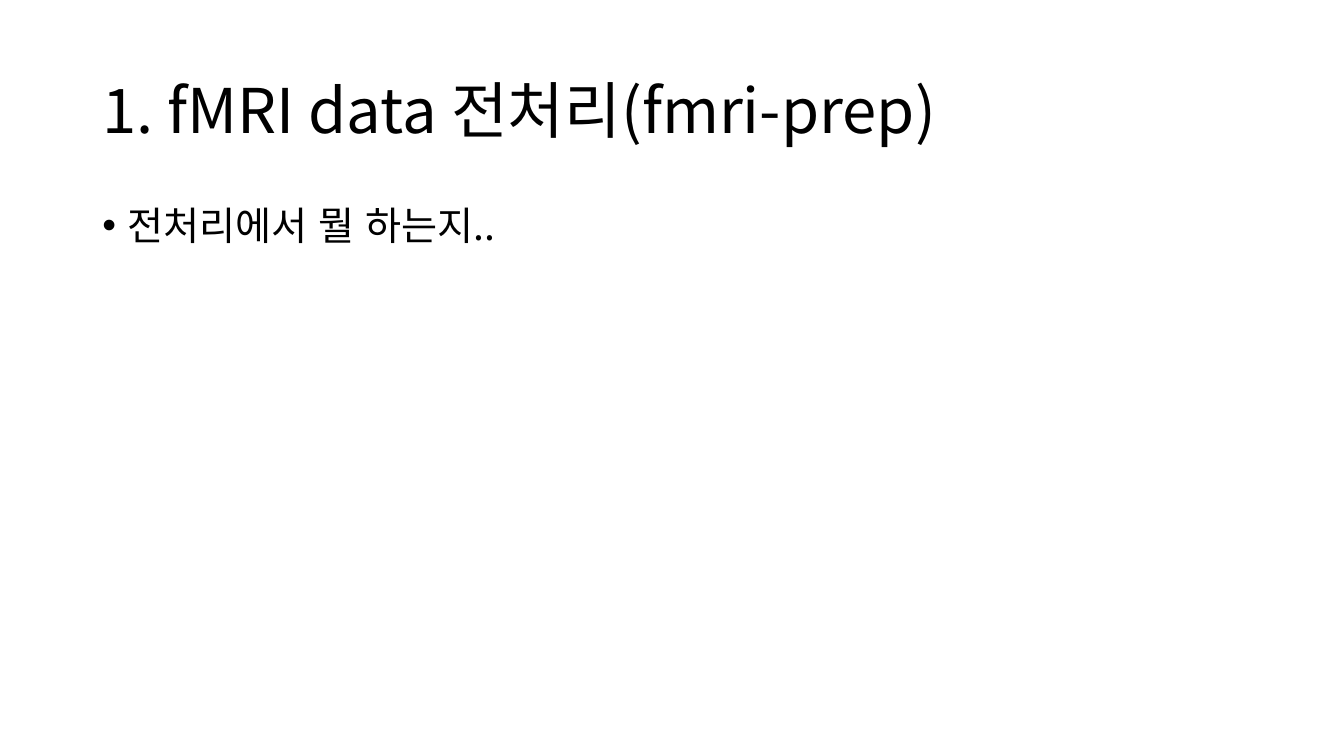
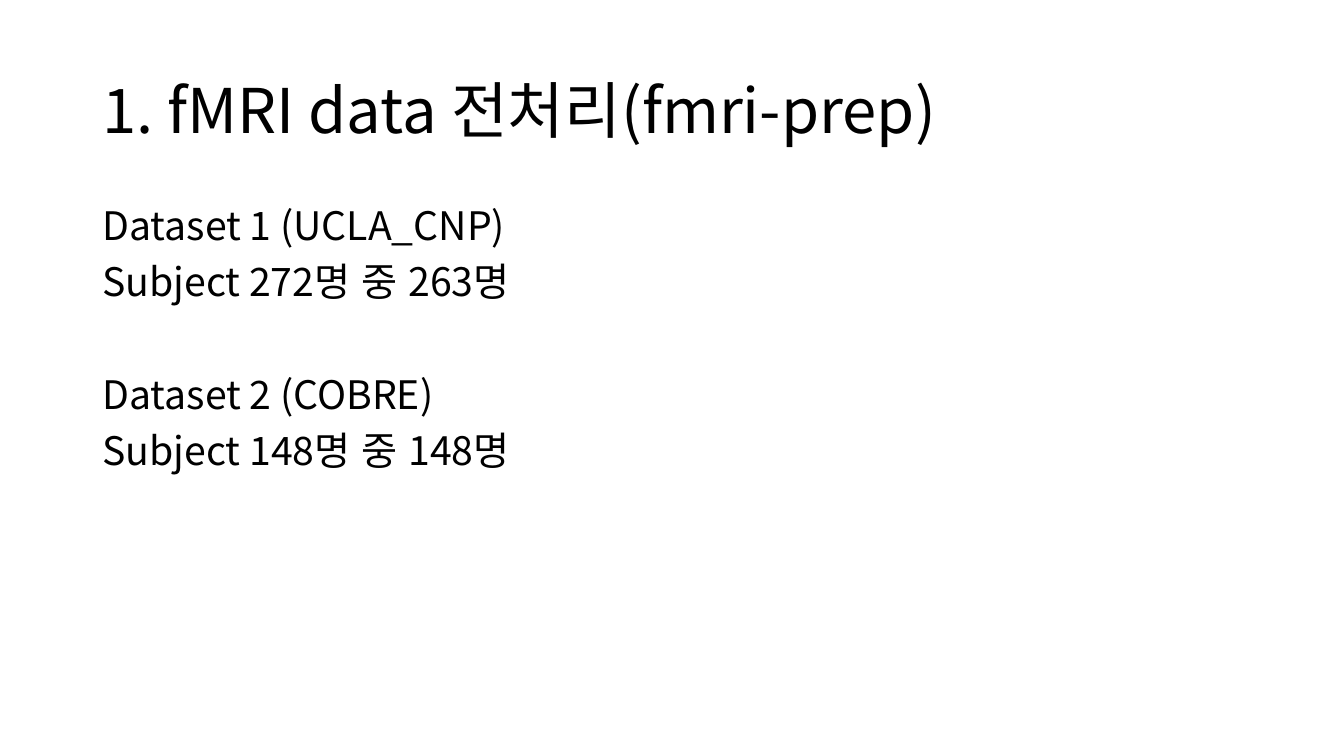
Before and after one commit to janett105/GNN_SCHZ, a slide deck: slide 4 of Presentation/초기 발표.pptx (slide 3 before the commit). Drawn at 1344x756 pixels with LibreOffice and Linux fonts; fonts in the diff are those of the drawing. Boxes give left, top, right and bottom in pixels: in the first picture for what was removed or moved away, otherwise in the second. Text is boxed around its words. In the diff, an @@ line names an element or a change of style, - is before the commit and + after.

```diff
--- a/Presentation/초기 발표.pptx
+++ b/Presentation/초기 발표.pptx
@@ text at bbox=[102, 208, 509, 475]: text changed @@
-• 전처리에서 뭘 하는지..
+Dataset 1 (UCLA_CNP)
+Subject 272명 중 263명
+Dataset 2 (COBRE)
+Subject 148명 중 148명
```
Also in this commit, not shown: 4 other slides changed, 4 slides added, 37 other files.
